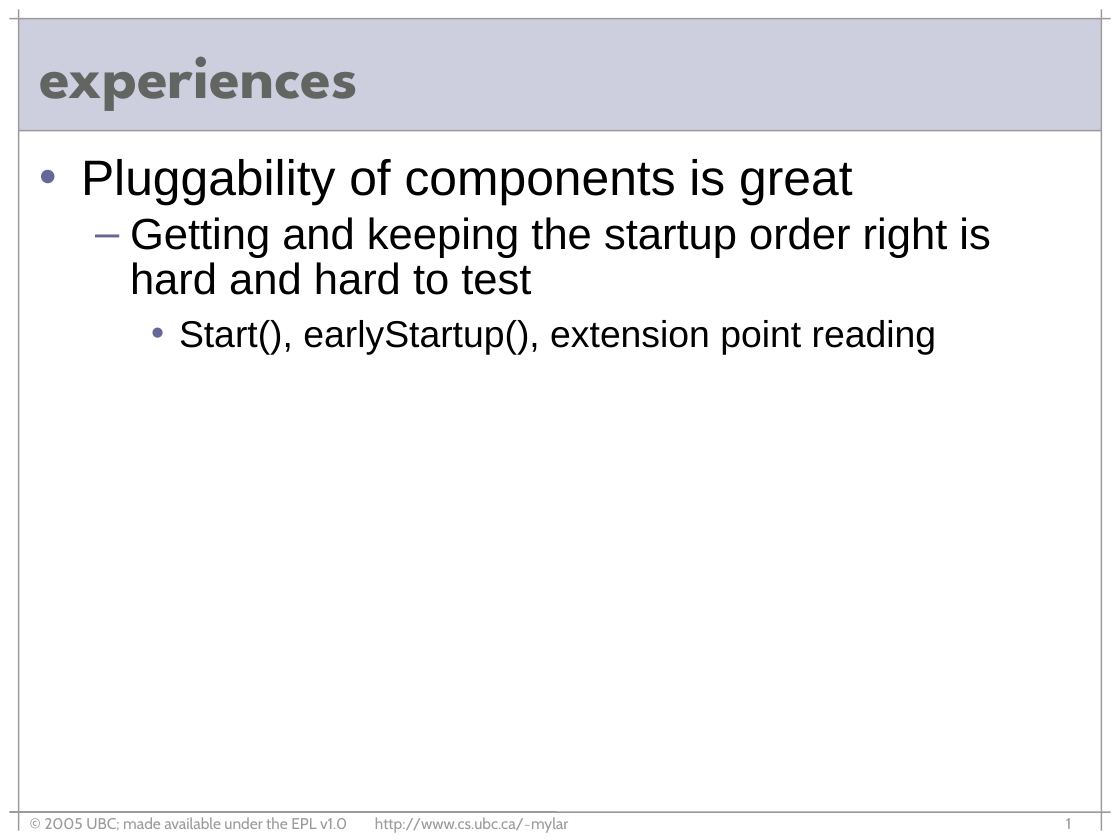
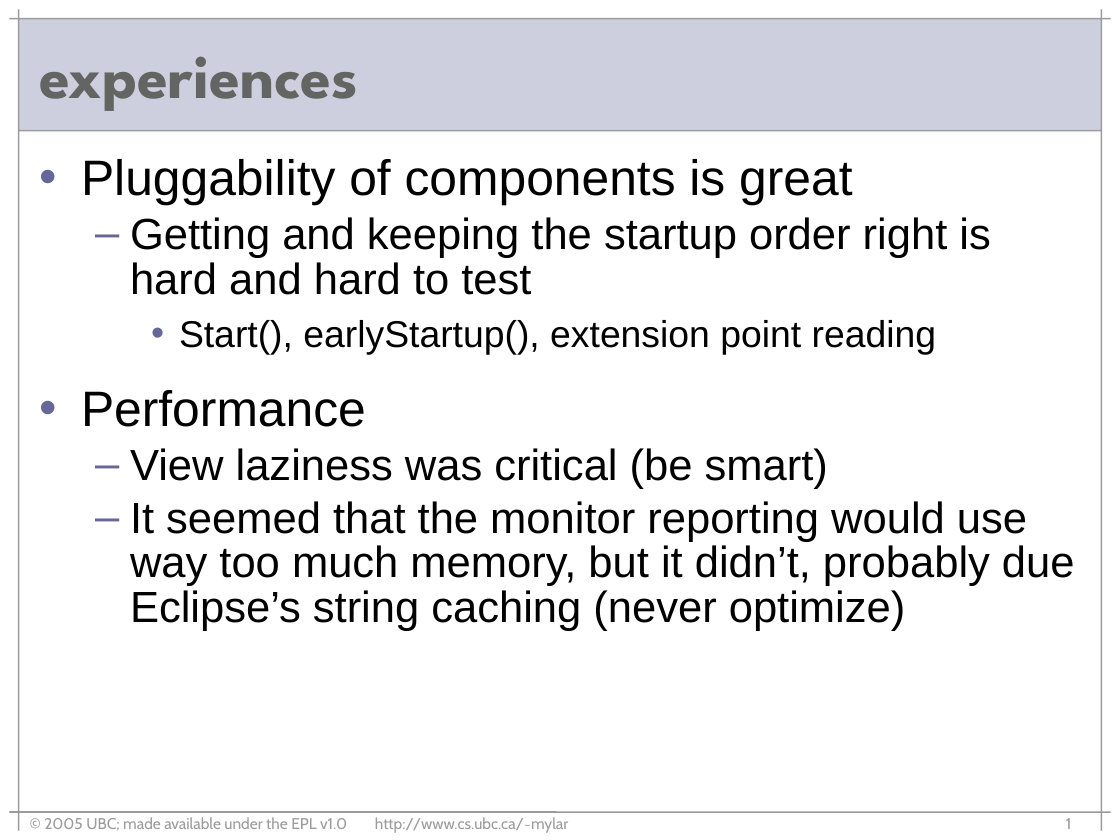
Before and after one commit to eclipse-mylyn/mylyn-website, a slide deck: slide 1 of publications/2006-03-mylar-eclipsecon.ppt. Drawn at 1120x840 pixels with LibreOffice and Linux fonts; fonts in the diff are those of the drawing. Boxes give left, top, right and bottom in pixels: in the first picture for what was removed or moved away, otherwise in the second. Text is boxed around its words. In the diff, an @@ line names an element or a change of style, - is before the commit and + after.

```diff
--- a/publications/2006-03-mylar-eclipsecon.ppt
+++ b/publications/2006-03-mylar-eclipsecon.ppt
@@ text at [81,390,1075,631]: paragraphs added @@
+• Performance
+  – View laziness was critical (be smart)
+  – It seemed that the monitor reporting would use way too much memory, but it didn’t, probably due Eclipse’s string caching (never optimize)
```
